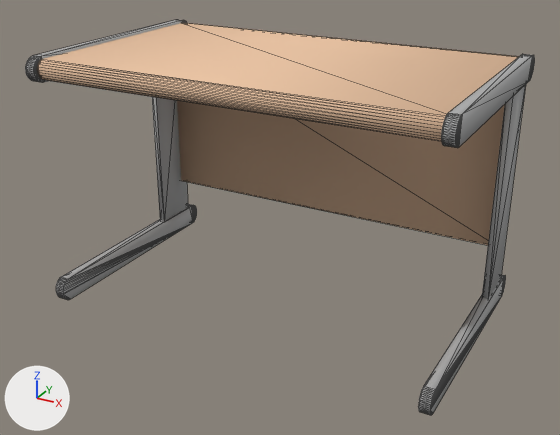
The Blender file programs/typewriter/assets/models/desk.blend as it was, and as the next commit left it.
Camera for both pictures: a 50 mm camera at (1.59, -2.88, 1.97) aimed at (-0.06, 0.12, 0.47). Arrows for +X, +Y and +Z are at lower left; the lights stay in place. Mesh edges are drawn as thin lines.

In view in the first picture: 'od5'.
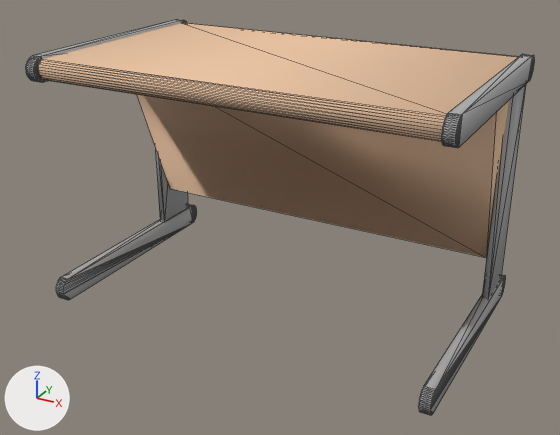
Where the change shows, as pixel boxes (x1, y1, x2, y2) in the pictures (560 x 435 px; the box of a moved part takes in the faces that stretch with it):
part 1 of me_od5, moved or reshaped
    before: (177, 100, 505, 245)
    after: (136, 94, 509, 258)

What changed in the scene script:
```text
Change me_od5:
    used by ob_od5; location = (-2.506, 0.001, 0.001); rotation_euler = (0.0, 0.0, -1.571), in degrees (0, 0, -90)
    remove me_od5.from_pydata(...)  # 448 vertices, 868 faces; spans x -0.78..0.42, y 1.44..3.4, z 0.0..1.24
    add me_od5.from_pydata(...)  # 454 vertices, 865 faces, 2 loose edges; spans x -0.78..0.42, y 1.44..3.4, z 0.0..1.24
    me_od5 part 1
    4 vertices are removed from x -0.65..-0.64, y 1.47..3.38, z 0.31..1.13
    12 faces are deleted
    3 vertices in x -0.65..-0.64, y 1.47..3.38, z 1.13 move by (0.42, 0.0, 0.0)
    1 vertex moves from x -0.64, y 3.38, z 0.31 to x -0.5, y 3.35, z 0.31
    10 vertices are added at x -0.68..-0.23, y 1.47..3.38, z 0.3..1.16
    2 loose edges are added
    8 new faces join them, mat_21___default (beige #eec8a7)
    1 new face joins them, mat_metal_chromefast (grey #b1b1b1)
```
